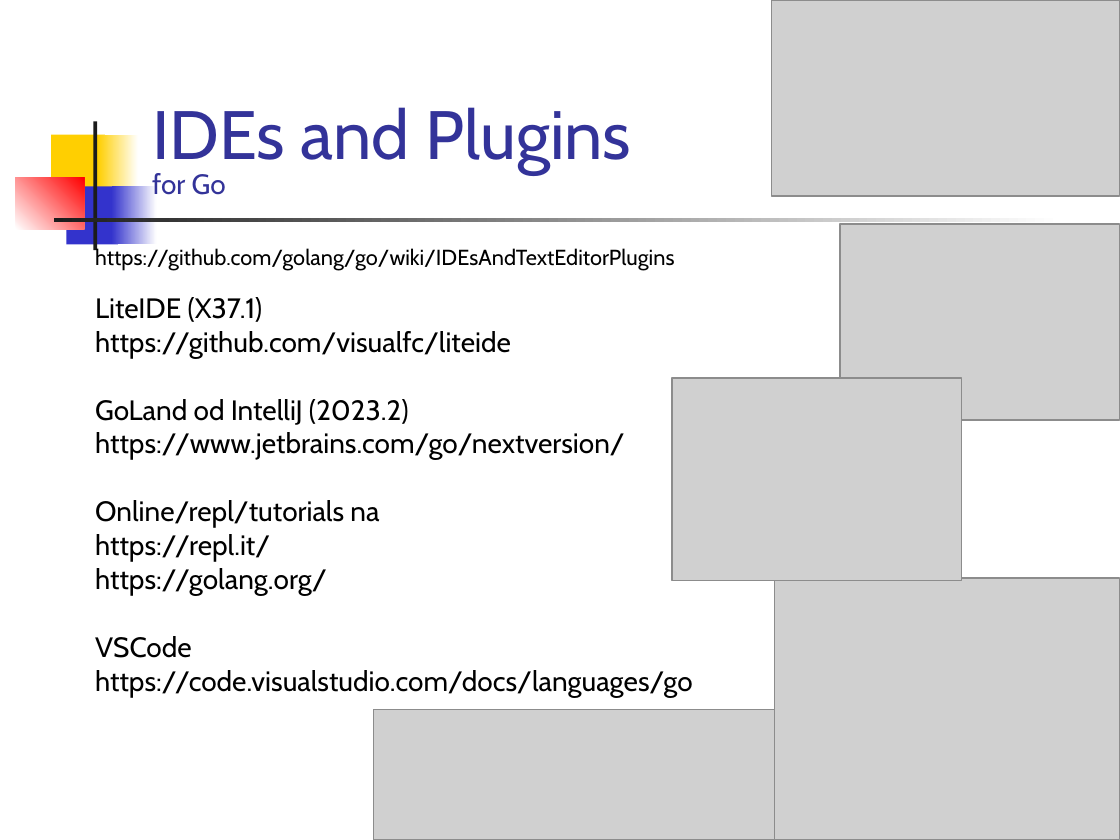
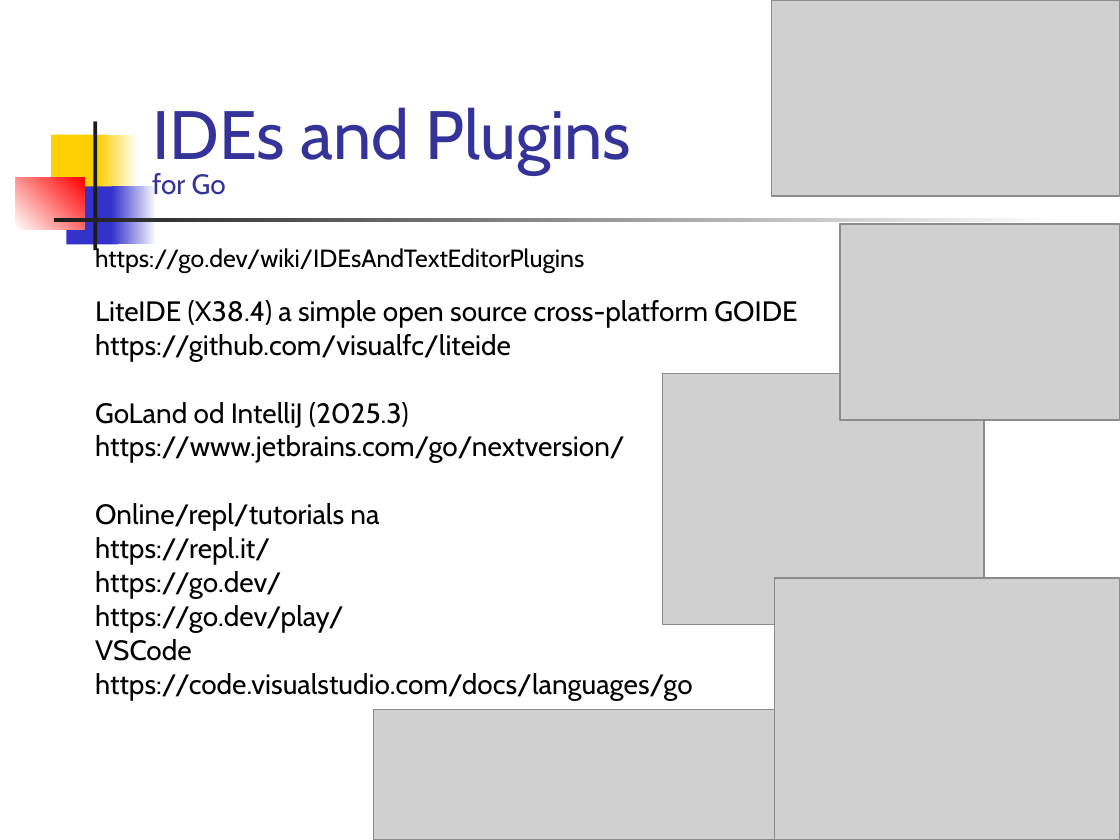
Before and after one commit to paradigmy/Prednasky, a slide deck: slide 2 of 02/go1.ppt. Drawn at 1120x840 pixels with LibreOffice and Linux fonts; fonts in the diff are those of the drawing; grey boxes stand for pictures. Boxes give left, top, right and bottom in pixels: in the first picture for what was removed or moved away, otherwise in the second. Text is boxed around its words. In the diff, an @@ line names an element or a change of style, - is before the commit and + after.

```diff
--- a/02/go1.ppt
+++ b/02/go1.ppt
@@ text at (x1=95, y1=246, x2=797, y2=327): text changed; size 14 to 18 pt @@
-https://github.com/golang/go/wiki/IDEsAndTextEditorPlugins
-LiteIDE (X37.1)
+https://go.dev/wiki/IDEsAndTextEditorPlugins
+LiteIDE (X38.4) a simple open source cross-platform GOIDE
@@ picture resized from (x1=672, y1=379, x2=961, y2=581) to (x1=663, y1=373, x2=984, y2=624) @@
@@ text at (x1=95, y1=402, x2=409, y2=428): text changed @@
-GoLand od IntelliJ (2023.2)
+GoLand od IntelliJ (2025.3)
@@ text at (x1=95, y1=571, x2=344, y2=632): text changed @@
-https://golang.org/
+https://go.dev/
+https://go.dev/play/
```
Also in this commit, not shown: 6 other slides changed, 1 slide added, 7 other files.
